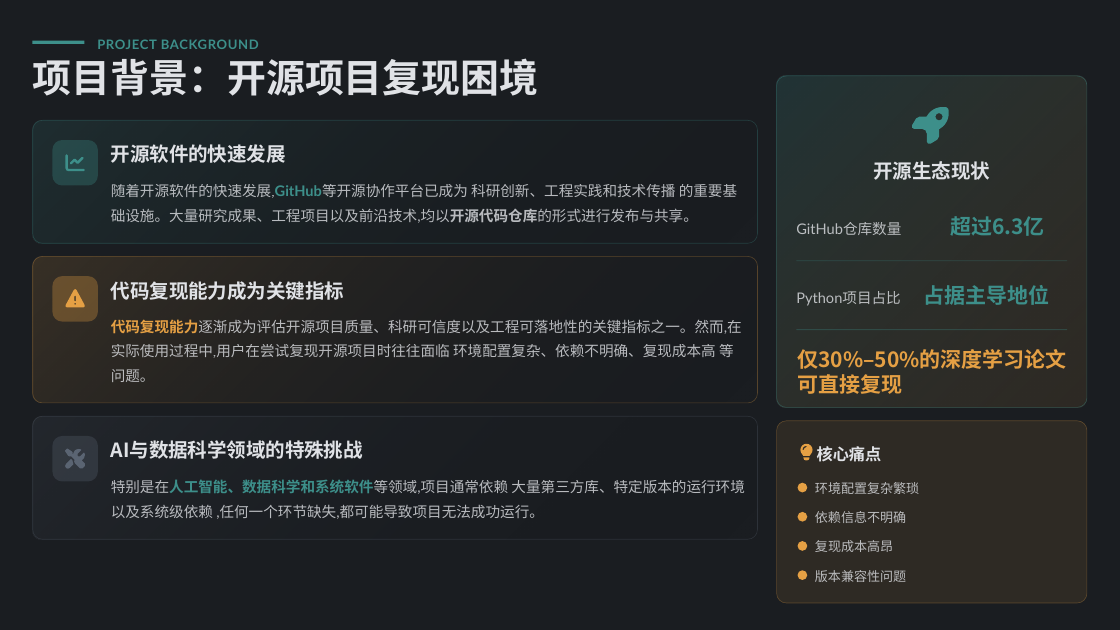
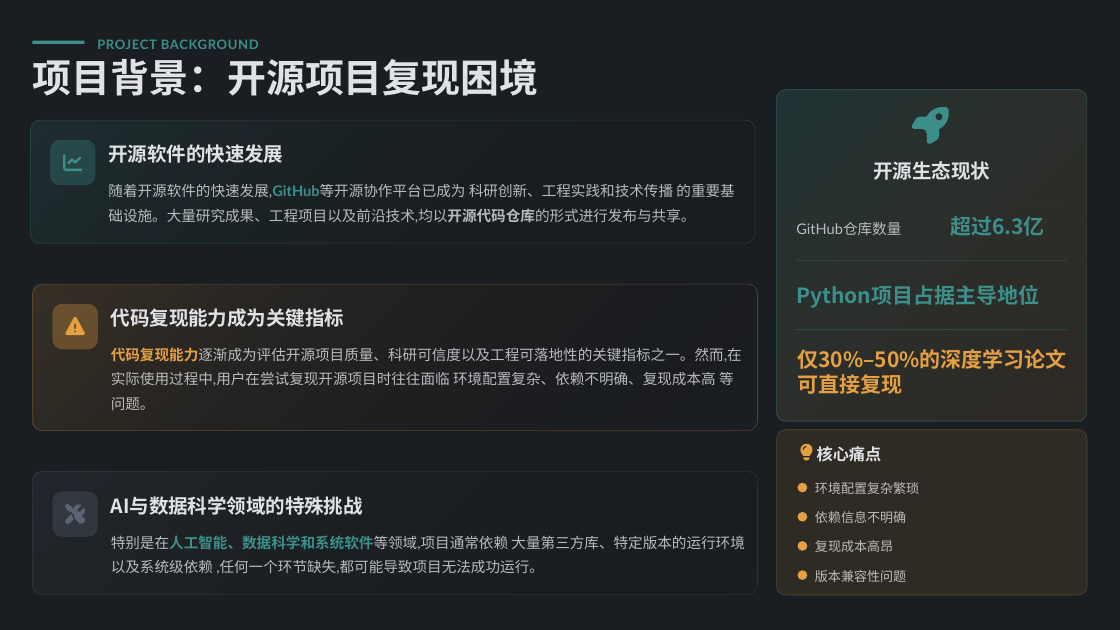
Before and after one commit to SSSSizn/OpenRank, a slide deck: slide 3 of 初赛ppt.pptx. Drawn at 1120x630 pixels with LibreOffice and Linux fonts; fonts in the diff are those of the drawing. Boxes give left, top, right and bottom in pixels: in the first picture for what was removed or moved away, otherwise in the second. Text is boxed around its words. In the diff, an @@ line names an element or a change of style, - is before the commit and + after.

```diff
--- a/初赛ppt.pptx
+++ b/初赛ppt.pptx
@@ freeform shape: place and size @@
-freeform shape at bbox=[777, 76, 1087, 408]
+freeform shape at bbox=[777, 89, 1087, 421]
@@ outline redrawn in 3 elements at bbox=[30, 120, 755, 243], bbox=[50, 140, 95, 185], bbox=[63, 153, 83, 173] @@
@@ text at bbox=[796, 285, 1039, 308]: text changed; size 16.7 to 24 pt; font Lato to Noto Sans CJK SC; text colour #E0E2E6 at 80% opacity to #3D8F8A; bold on @@
-Python项目占比
+Python项目占据主导地位
@@ text removed at bbox=[924, 285, 1050, 305] @@
-占据主导地位
@@ 3 freeform shapes, 2 texts: place and size @@
-3 freeform shapes, 2 texts at bbox=[33, 256, 757, 403]
+3 freeform shapes, 2 texts at bbox=[33, 284, 757, 431]
@@ freeform shape: place and size @@
-freeform shape at bbox=[777, 421, 1087, 603]
+freeform shape at bbox=[777, 430, 1087, 595]
@@ 3 freeform shapes, 2 texts: place and size @@
-3 freeform shapes, 2 texts at bbox=[33, 416, 757, 539]
+3 freeform shapes, 2 texts at bbox=[33, 472, 757, 595]
```
Also in this commit, not shown: 3 other slides changed.
